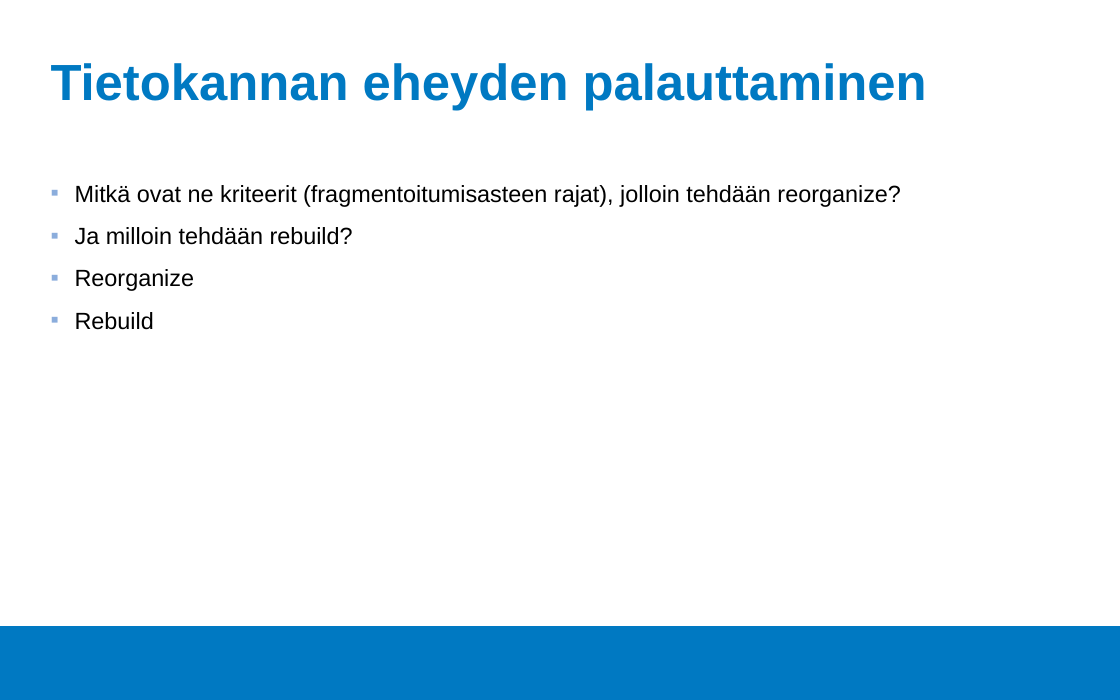
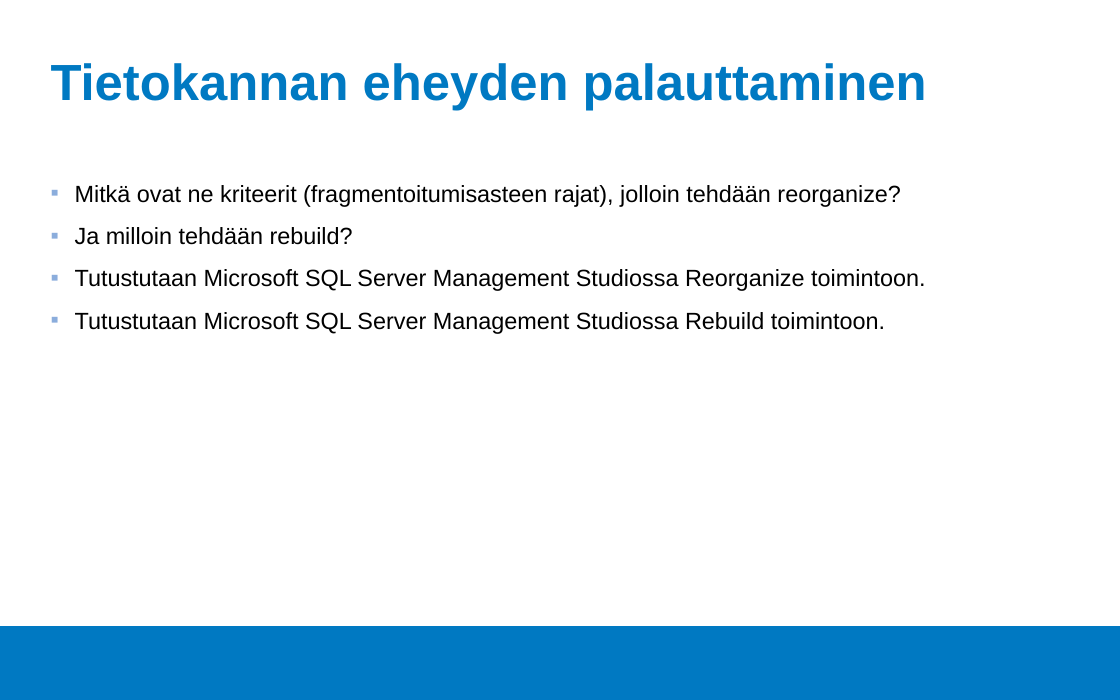
Before and after one commit to Tietokantahallinta/Tietokantahallinta.github.io, a slide deck: slide 5 of luennot/viikko05/Luentokalvot_05.odp (slide 4 before the commit). Drawn at 1120x700 pixels with LibreOffice and Linux fonts; fonts in the diff are those of the drawing; background and template pictures are left out. Boxes give left, top, right and bottom in pixels: in the first picture for what was removed or moved away, otherwise in the second. Text is boxed around its words. In the diff, an @@ line names an element or a change of style, - is before the commit and + after.

```diff
--- a/luennot/viikko05/Luentokalvot_05.odp
+++ b/luennot/viikko05/Luentokalvot_05.odp
@@ text at <box>75,269,925,334</box>: text changed @@
-▪ Reorganize
-▪ Rebuild
+▪ Tutustutaan Microsoft SQL Server Management Studiossa Reorganize toimintoon.
+▪ Tutustutaan Microsoft SQL Server Management Studiossa Rebuild toimintoon.
```
Also in this commit, not shown: 3 other slides changed, 2 slides added, 1 slide removed, 10 other files.
